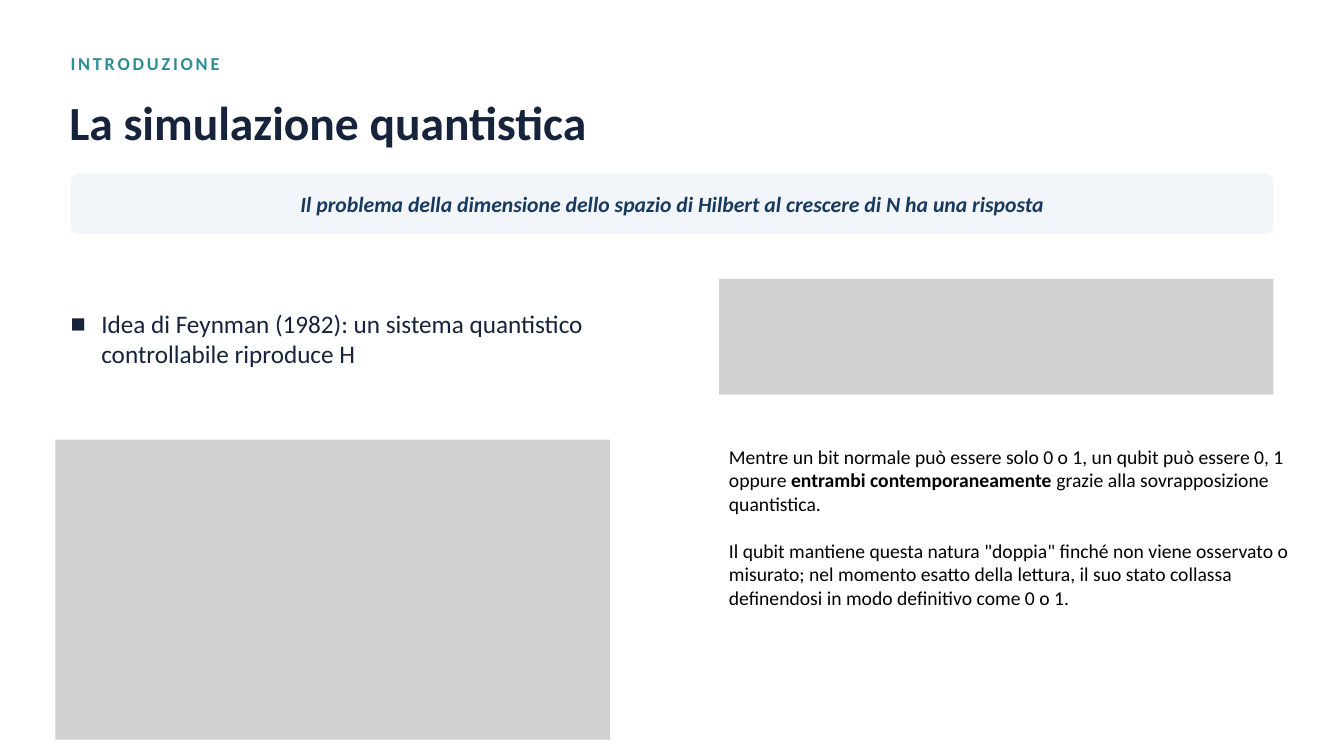
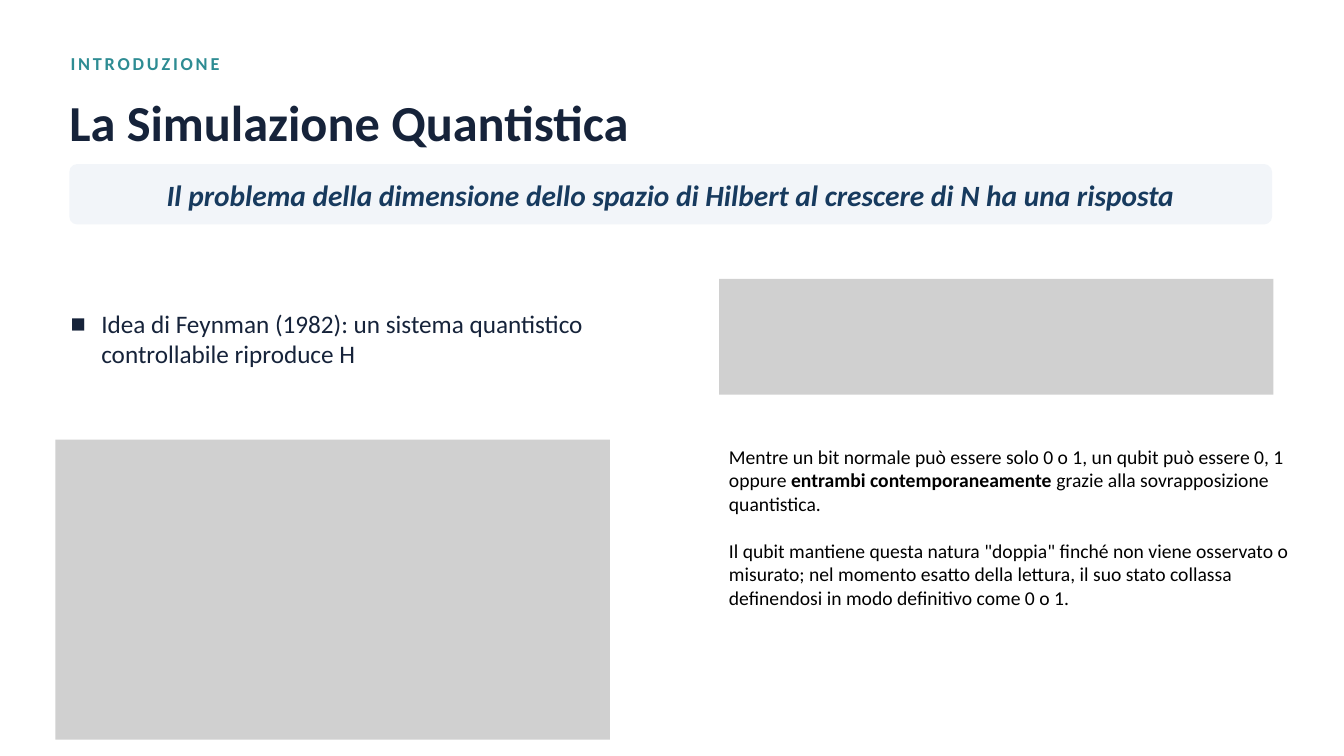
Before and after one commit to samslaves/tesi, a slide deck: slide 4 of 06_relazioni_e_parametri/Slides_v3/slides-schiavi.pptx. Drawn at 1344x756 pixels with LibreOffice and Linux fonts; fonts in the diff are those of the drawing; grey boxes stand for pictures. Boxes give left, top, right and bottom in pixels: in the first picture for what was removed or moved away, otherwise in the second. Text is boxed around its words. In the diff, an @@ line names an element or a change of style, - is before the commit and + after.

```diff
--- a/06_relazioni_e_parametri/Slides_v3/slides-schiavi.pptx
+++ b/06_relazioni_e_parametri/Slides_v3/slides-schiavi.pptx
@@ text at (69, 105, 628, 148): text changed; size 34 to 36 pt @@
-La simulazione quantistica
+La Simulazione Quantistica
@@ text "Il problema della dimensione dello ...": place and size @@
-text "Il problema della dimensione dello ..." at (300, 196, 1043, 216)
+text "Il problema della dimensione dello ..." at (167, 185, 1174, 211)
@@ rounded rectangle: place and size @@
-rounded rectangle at (71, 173, 1273, 234)
+rounded rectangle at (70, 164, 1272, 225)
@@ text "Il problema della dimensione dello ..." at (167, 185, 1174, 211): size 15.5 to 21 pt @@
```
Also in this commit, not shown: 8 other slides changed, 2 slides added, 2 slides removed, 10 other files.
